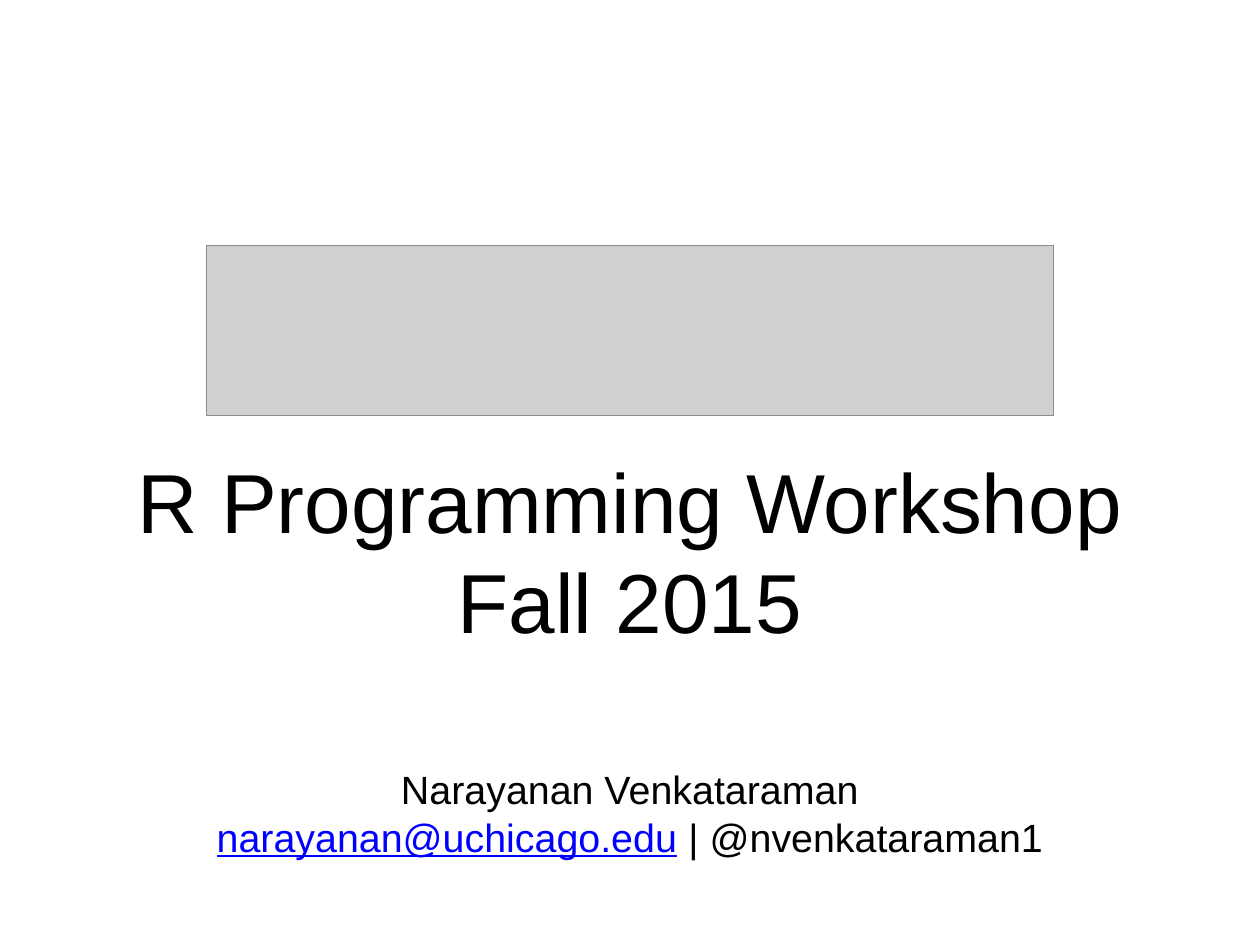
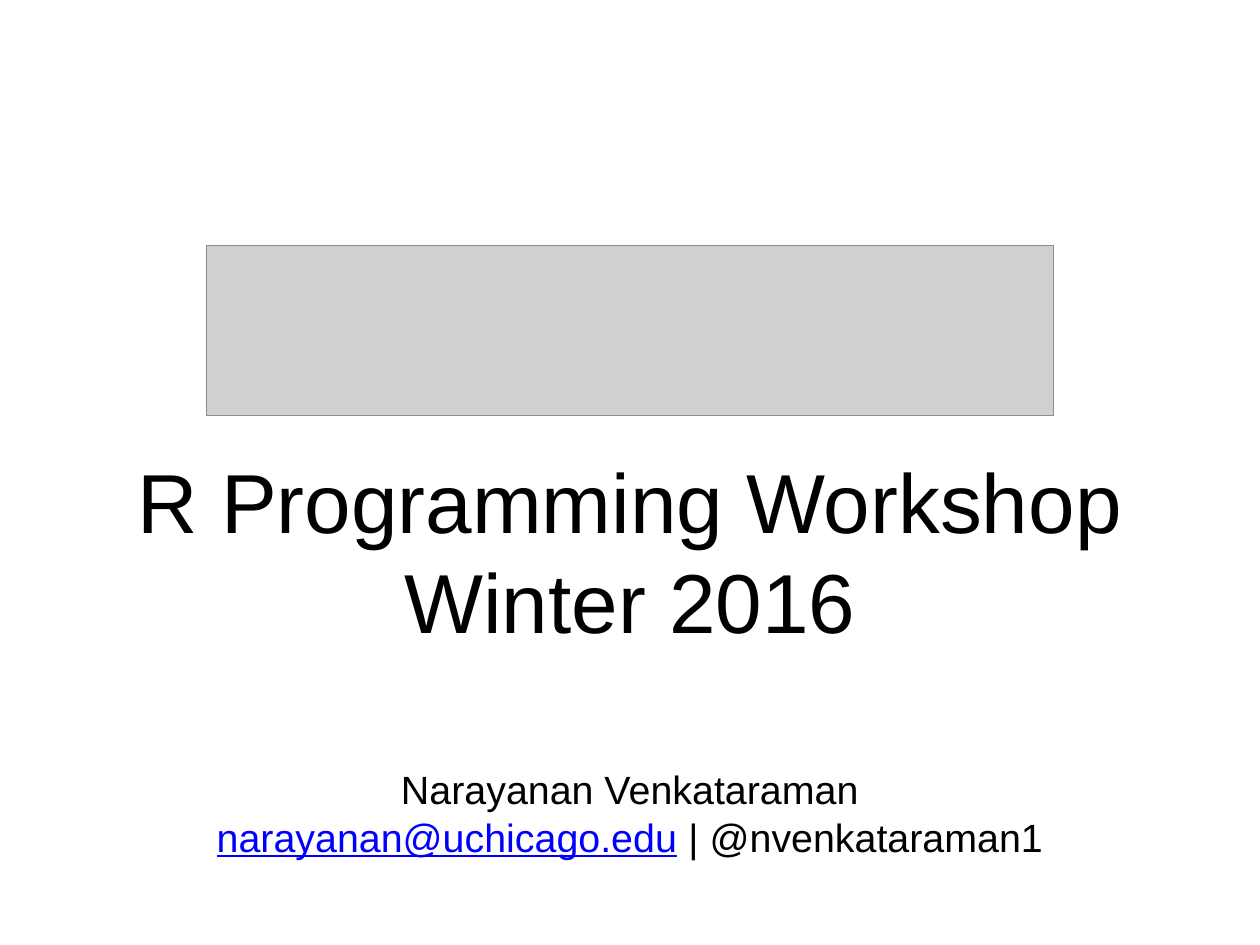
Before and after one commit to nvenkataraman1/RProgrammingWorkshop, a slide deck: slide 1 of sessions/w1/Week1.pptx. Drawn at 1260x945 pixels with LibreOffice and Linux fonts; fonts in the diff are those of the drawing; grey boxes stand for pictures. Boxes give left, top, right and bottom in pixels: in the first picture for what was removed or moved away, otherwise in the second. Text is boxed around its words. In the diff, an @@ line names an element or a change of style, - is before the commit and + after.

Commit message:
winter 2016 materials

```diff
--- a/sessions/w1/Week1.pptx
+++ b/sessions/w1/Week1.pptx
@@ title at [138, 472, 1121, 634]: text changed @@
-R Programming Workshop
-Fall 2015
+R Programming Workshop
+Winter 2016
```
Also in this commit, not shown: 1 slide removed, 16 other files.
